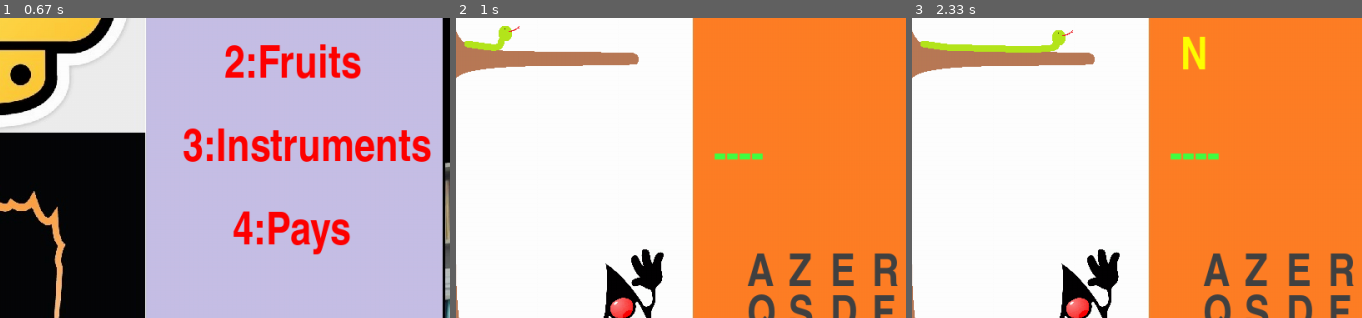
Above: before the commit, frames 1-3 (left to right).
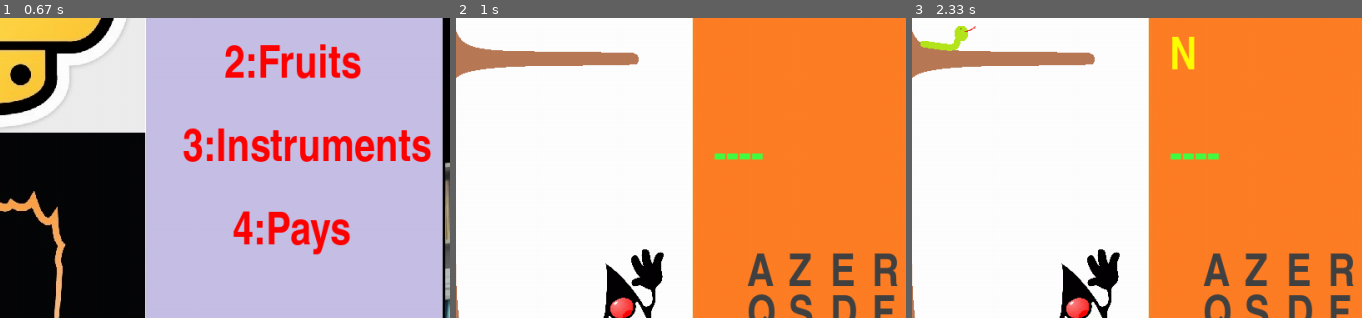
Above: after the commit, the same moments.

Repository: SoniaB78/formation_python
Game: pygame game, started from VersionPygame/solo.py
Same seed, same stepped clock (60 frames per second), same inputs: the game is played once before the commit and once after it.
Inputs (mouse positions are % of the whole screen's width and height, from its top left):
- Up to frame 1 (0.67 s): click (50, 50) at 0.43 s
- Up to frame 2 (1 s): tap Enter at 0.67 s
- Up to frame 3 (2.33 s): click (87, 85) at 1.92 s
The pictures show only the part of the screen within x 18-68%, y 30-80%; the shares and areas given below are measured in that part.

Frame 1 is identical in both runs. In frame 2, 0.4% of the frame differs, in the area x 1-15%, y 2-11%; in frame 3, 1.5%, in the area x 8-66%, y 2-18%.

Commit message:
Ne peux pas taper de chiffre au clavier

Diff:
--- a/VersionPygame/solo.py
+++ b/VersionPygame/solo.py
@@ -46,17 +46,18 @@
 
     def lettreJoueePresente(self,lettreJouee):
         "Vérifie si la lettre est présente dans le mot"
-
-
-        if not lettreJouee in self.lettreTappees:
-            self.lettreTappees.append(lettreJouee)
-            self.lettreTappeesSTR += lettreJouee
-
-            if lettreJouee in self.motATrouver:
-                return True
-            else:
-                self.nbDeCoupsRestants -= 1
-                return False
+        lettreJouee = lettreJouee.upper()
+        if lettreJouee in "AZERTYUIOPQSDFGHJKLMWXCVBN":
+            print(lettreJouee)
+            if not lettreJouee in self.lettreTappees:
+                self.lettreTappees.append(lettreJouee)
+                self.lettreTappeesSTR += lettreJouee
+
+                if lettreJouee in self.motATrouver:
+                    return True
+                else:
+                    self.nbDeCoupsRestants -= 1
+                    return False
 
     def partiePerdue(self):
         "Vérifie si perdu"
